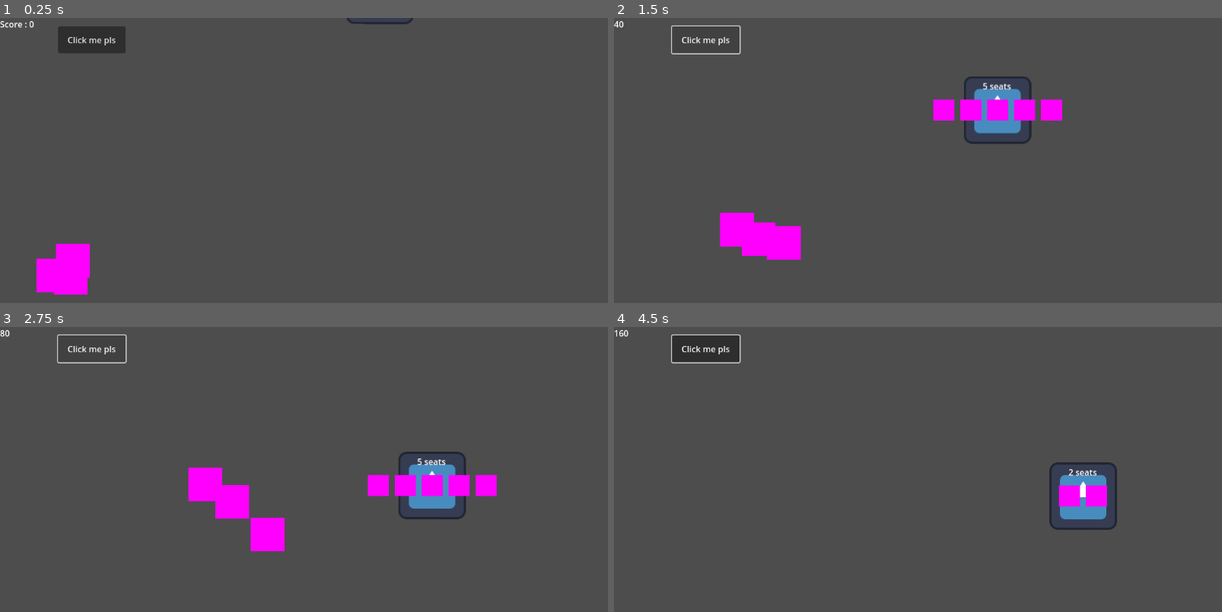
Above: before the commit, frames 1-4 (two rows, left to right).
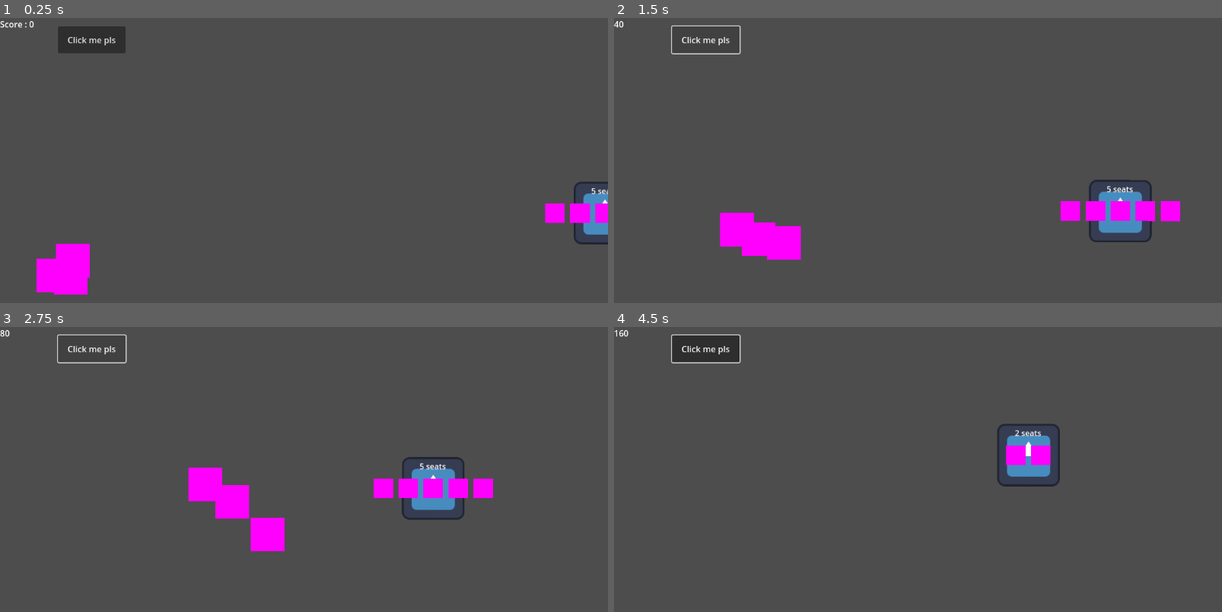
Above: after the commit, the same moments.

Repository: TrennaGiacomo/GayJam2025
Game: Godot game, scene res://game.tscn
The game is run twice, just before and just after one commit, with the same random seed, the same clock (stepped at 60 frames per second) and the same inputs. The engine's default icon, where the game draws it, is replaced by a stand-in: a white triangle on a blue panel in a dark square.
Inputs (mouse positions are in pixels of both pictures, inside the frame that each line leads up to):
- Up to frame 1 (0.25 s): no input
- Up to frame 2 (1.5 s): click "Click me pls" at 0.5 s; click "Click me pls" at 1.25 s
- Up to frame 3 (2.75 s): click "Click me pls" at 2 s
- Up to frame 4 (4.5 s): drag from (820, 483) to (1009, 512) at 2.77 s; tap Enter at 3.5 s; drag from (796, 515) to (1009, 512) at 3.52 s; move the mouse to (978, 423) at 4.27 s; click (978, 423) at 4.42 s

The runs differ from the first frame. In frame 1, 1.2% of the frame differs, in the area x 57-100%, y 0-80%; in frame 2, 4.5%, in the area x 52-94%, y 20-79%; in frame 3, 1.3%; in frame 4, 3.0%.

Commit message:
inverted direction of skilift path

Diff:
--- a/gayjam2025/skilift/skilift.tscn
+++ b/gayjam2025/skilift/skilift.tscn
@@ -7,7 +7,7 @@
 
 [sub_resource type="Curve2D" id="Curve2D_47tfh"]
 _data = {
-"points": PackedVector2Array(0, 0, 0, 0, 287.954, -352.149, 0, 0, 0, 0, 292.137, -111.063, 0, 0, 0, 0, 321.42, -1.73376, 0, 0, 0, 0, 451.098, 39.3815, 0, 0, 0, 0, 811.896, 41.2505)
+"points": PackedVector2Array(0, 0, 0, 0, 811.896, 114.999, 0, 0, 0, 0, 512.179, 109.965, 0, 0, 0, 0, 398.376, 47.5448, 0, 0, 0, 0, 327.391, -75.2829, 0, 0, 0, 0, 331.898, -347.115)
 }
 point_count = 5
 
@@ -20,12 +20,12 @@
 maxSize = 5
 
 [node name="Path2D" type="Path2D" parent="."]
-position = Vector2(12.6541, 19.8554)
-scale = Vector2(0.956214, 1.07016)
+position = Vector2(32.4397, -7.22437)
+scale = Vector2(0.887503, 0.993261)
 curve = SubResource("Curve2D_47tfh")
 
 [node name="PathFollow2D" type="PathFollow2D" parent="Path2D"]
-position = Vector2(287.954, -352.149)
+position = Vector2(811.896, 114.999)
 rotation = 1.55345
 rotates = false
 loop = false
